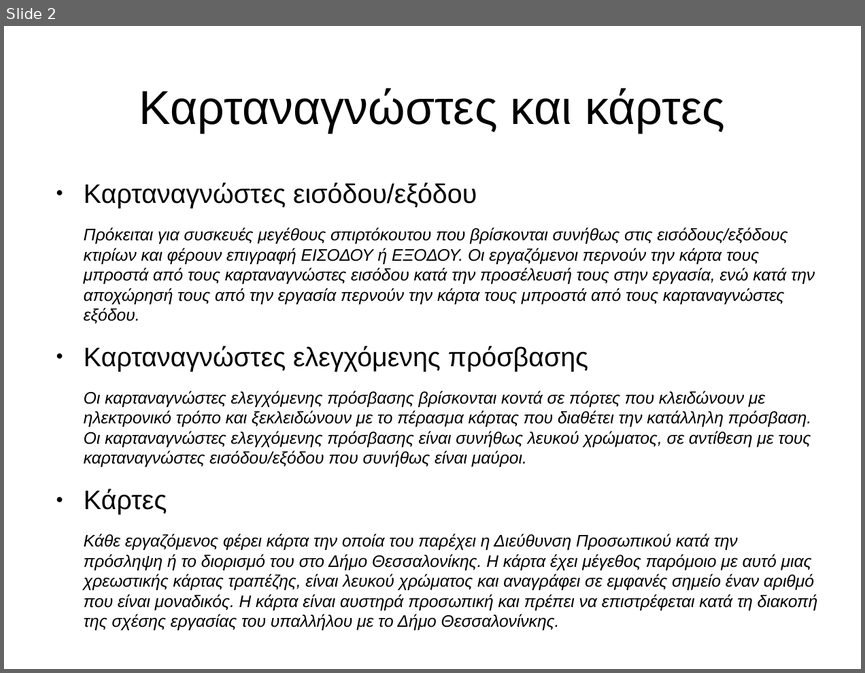
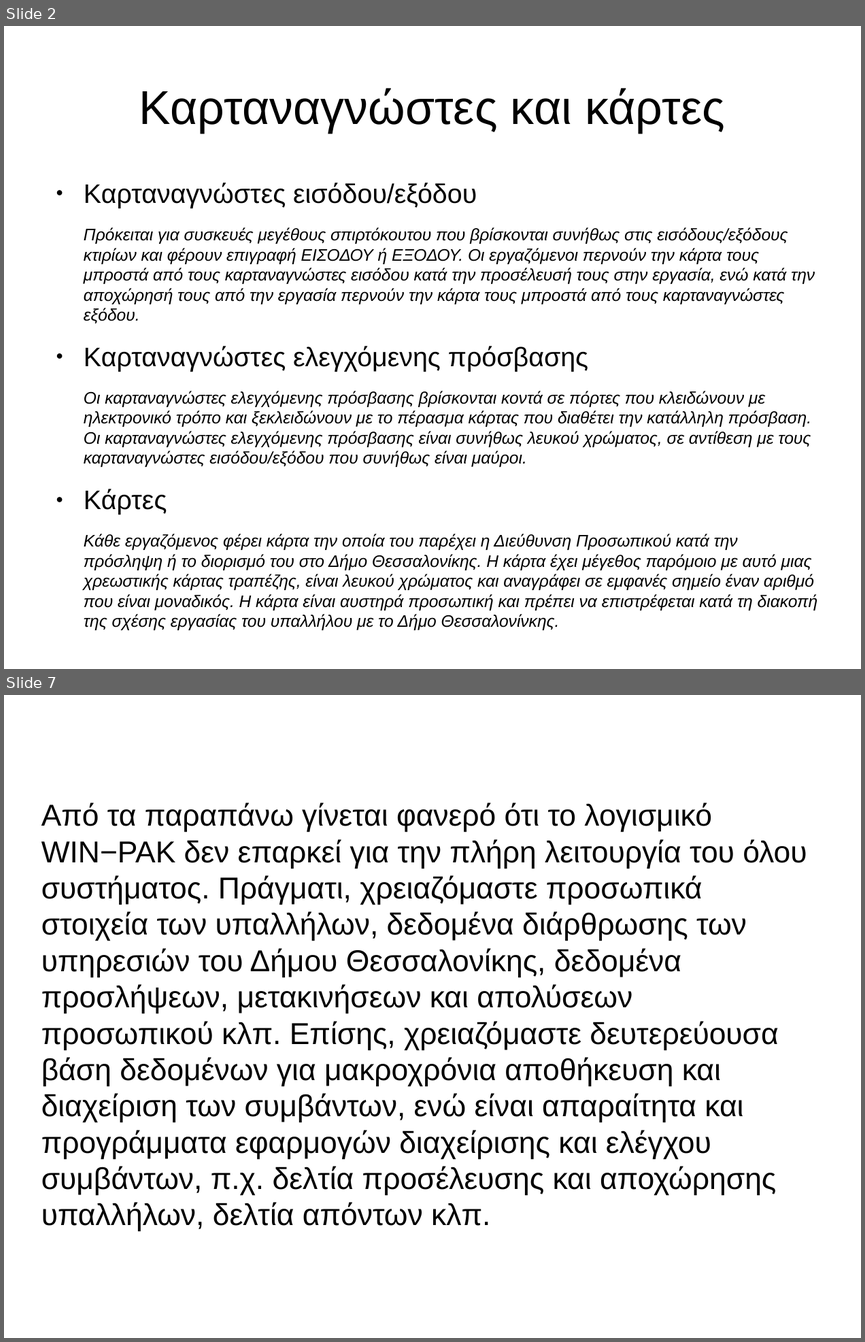
Before and after one commit to panos1962/letrak, a slide deck: misc/isagogi.odp. Shown one above the other, each under a label of ours: slide 2 before the commit, slides 2 and 7 after it; the slides between them are not shown. The pictures are 865x673 and 865x1342 pixels, drawn with LibreOffice and Linux fonts; fonts in the diff are those of the drawing. Boxes give left, top, right and bottom in pixels: in the first picture for what was removed or moved away, otherwise in the second. Text is boxed around its words. In the diff, an @@ line names an element or a change of style, - is before the commit and + after.

```diff
--- a/misc/isagogi.odp
+++ b/misc/isagogi.odp
@@ slide 7 added at (4,695,861,1338), background #FFFFFF @@
@@ subtitle added at (41,802,806,1232), 28 pt, text #000000 @@
+Από τα παραπάνω γίνεται φανερό ότι το λογισμικό WIN−PAK δεν επαρκεί για την πλήρη λειτουργία του όλου συστήματος. Πράγματι, χρειαζόμαστε προσωπικά στοιχεία των υπαλλήλων, δεδομένα διάρθρωσης των υπηρεσιών του Δήμου Θεσσαλονίκης, δεδομένα προσλήψεων, μετακινήσεων και απολύσεων προσωπικού κλπ. Επίσης, χρειαζόμαστε δευτερεύουσα βάση δεδομένων για μακροχρόνια αποθήκευση και διαχείριση των συμβάντων, ενώ είναι απαραίτητα και προγράμματα εφαρμογών διαχείρισης και ελέγχου συμβάντων, π.χ. δελτία προσέλευσης και αποχώρησης υπαλλήλων, δελτία απόντων κλπ.
```
Also in this commit, not shown: 5 other slides added, 1 other file.
